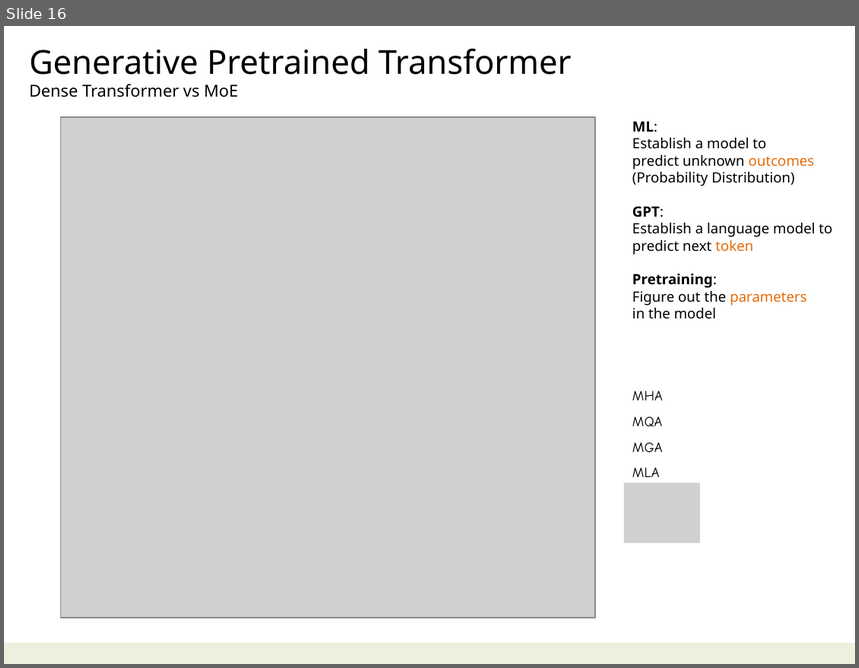
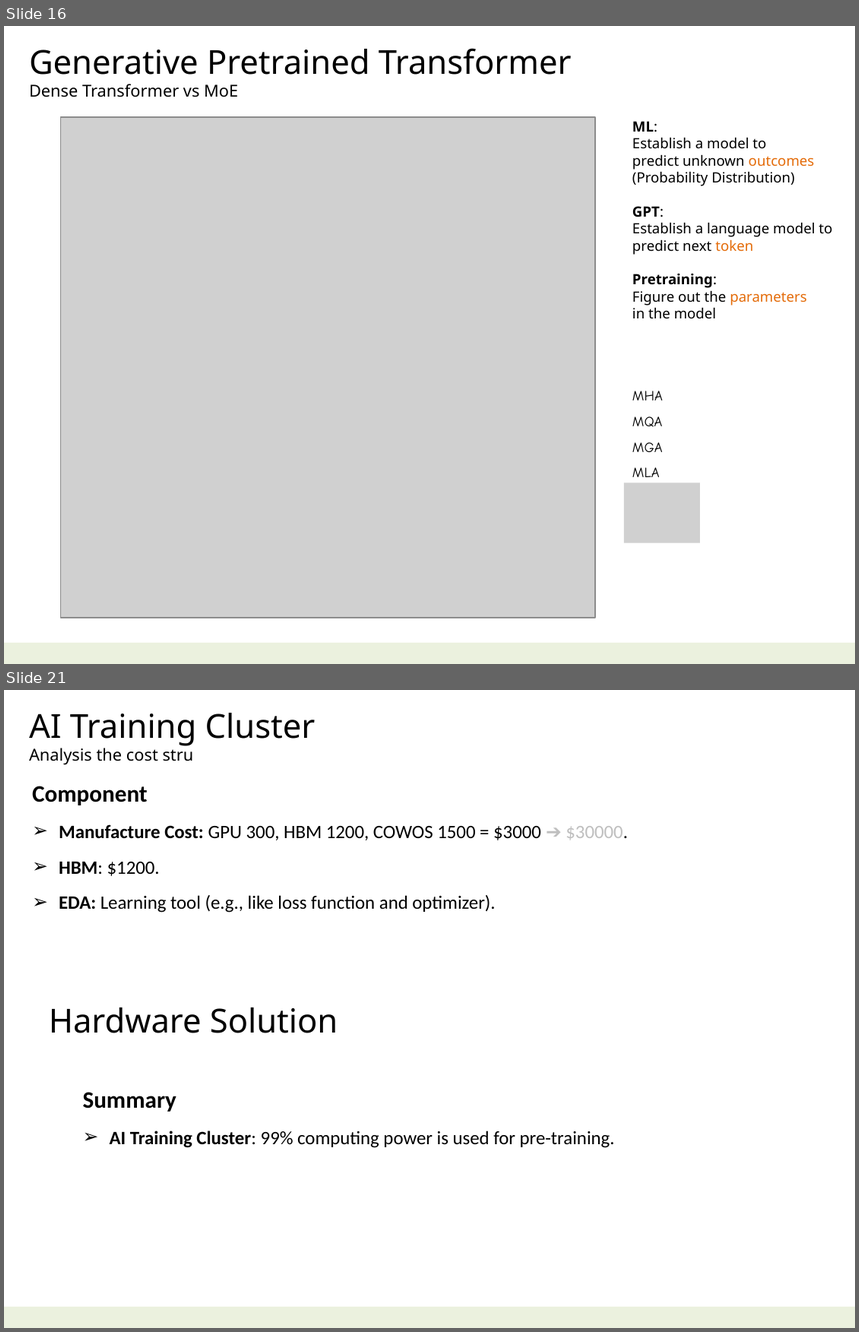
Before and after one commit to navibator/crazy-ai, a slide deck: ai.pptx. Shown one above the other, each under a label of ours: slide 16 before the commit, slides 16 and 21 after it; the slides between them are not shown. The pictures are 859x668 and 859x1332 pixels, drawn with LibreOffice and Linux fonts; fonts in the diff are those of the drawing; grey boxes stand for pictures. Boxes give left, top, right and bottom in pixels: in the first picture for what was removed or moved away, otherwise in the second. Text is boxed around its words. In the diff, an @@ line names an element or a change of style, - is before the commit and + after.

```diff
--- a/ai.pptx
+++ b/ai.pptx
@@ slide 21 added at bbox=[4, 690, 855, 1328], background #FFFFFF; not listed: 1 template element that a slide beside it also shows @@
@@ text added at bbox=[29, 713, 316, 765], 14 pt, text #000000 @@
+AI Training Cluster
+Analysis the cost stru
@@ text added at bbox=[32, 786, 623, 913], 16 pt, text #000000 @@
+Component
+➢ Manufacture Cost: GPU 300, HBM 1200, COWOS 1500 = $3000 ➔ $30000.
+➢ HBM: $1200.
+➢ EDA: Learning tool (e.g., like loss function and optimizer).
@@ text added at bbox=[49, 1008, 338, 1034], 28 pt, text #000000 @@
+Hardware Solution
@@ text added at bbox=[83, 1092, 615, 1148], 16 pt, text #000000 @@
+Summary
+➢ AI Training Cluster: 99% computing power is used for pre-training.
```
Also in this commit, not shown: 2 slides changed, 2 other slides added, 2 slides removed, 1 other file.
